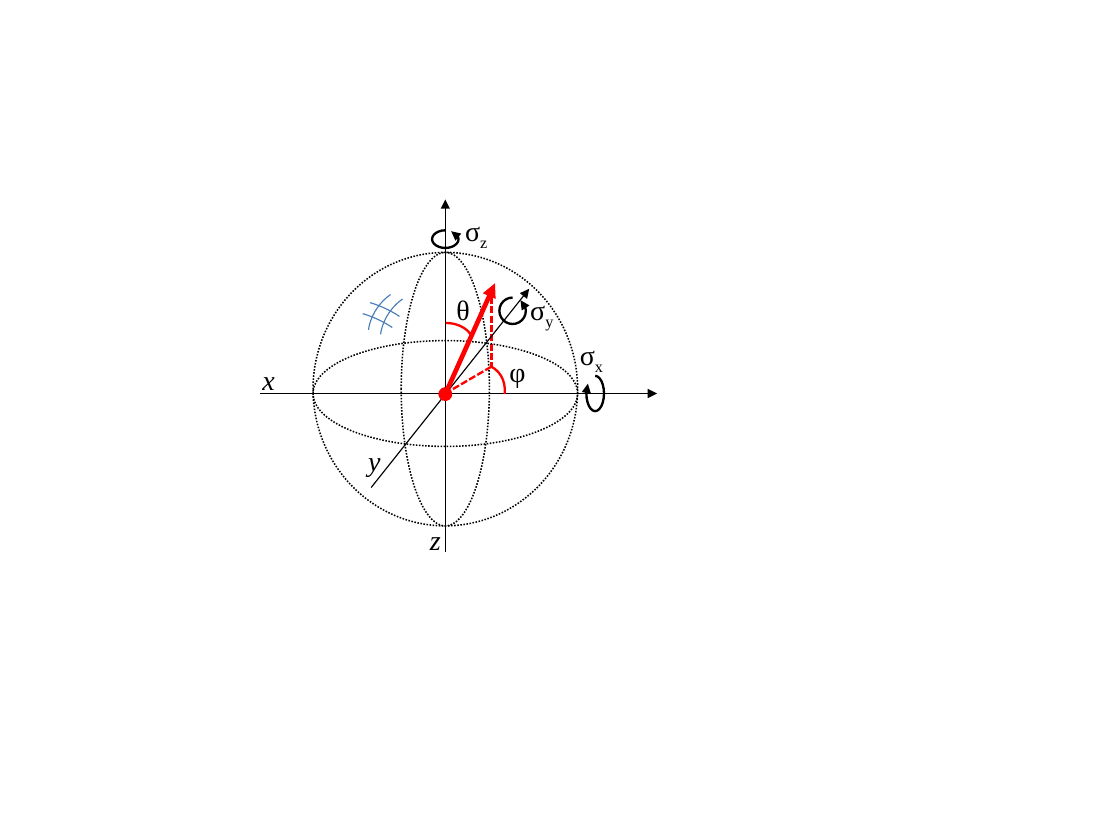
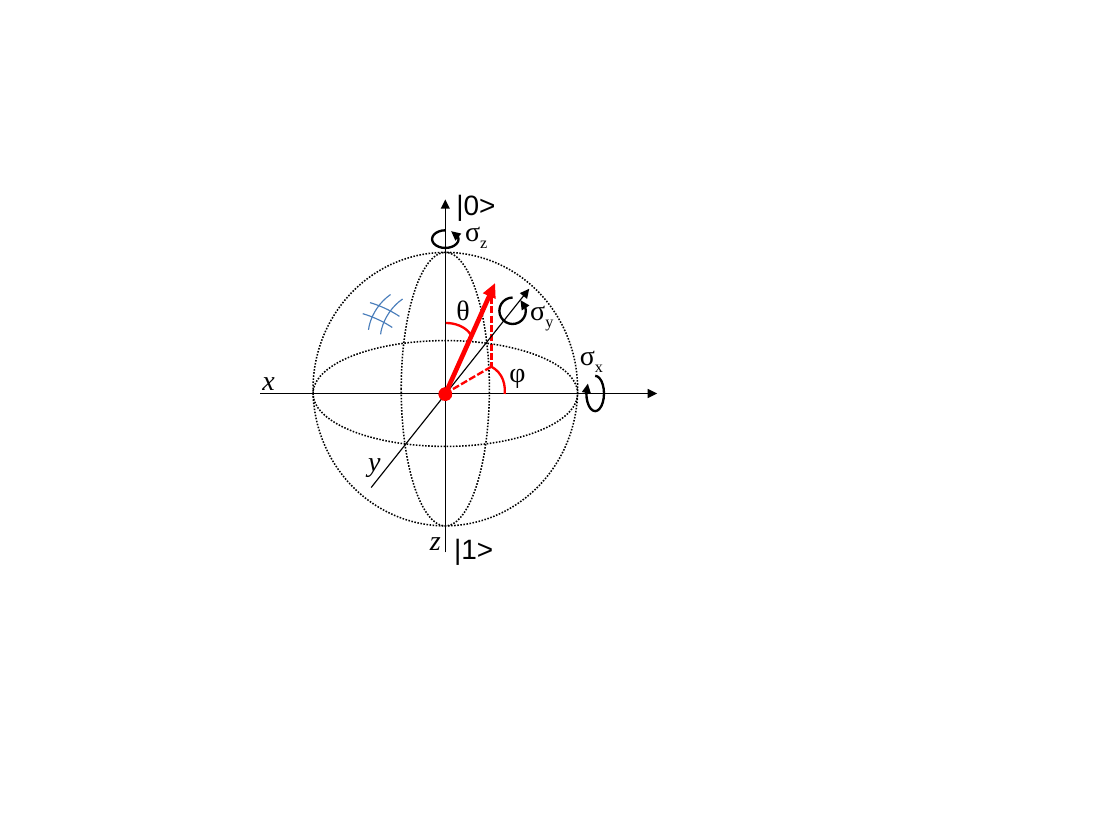
Before and after one commit to adewes/phd-thesis-physics, a slide deck: slide 1 of material/figures/introduction/bloch_sphere.pptx. Drawn at 1120x840 pixels with LibreOffice and Linux fonts; fonts in the diff are those of the drawing. Boxes give left, top, right and bottom in pixels: in the first picture for what was removed or moved away, otherwise in the second. Text is boxed around its words. In the diff, an @@ line names an element or a change of style, - is before the commit and + after.

```diff
--- a/material/figures/introduction/bloch_sphere.pptx
+++ b/material/figures/introduction/bloch_sphere.pptx
@@ text added at box(456, 194, 495, 220), 18 pt, text #000000 @@
+|0>
@@ text added at box(454, 538, 493, 564), 18 pt, text #000000 @@
+|1>
```
Also in this commit, not shown: 28 other files.
